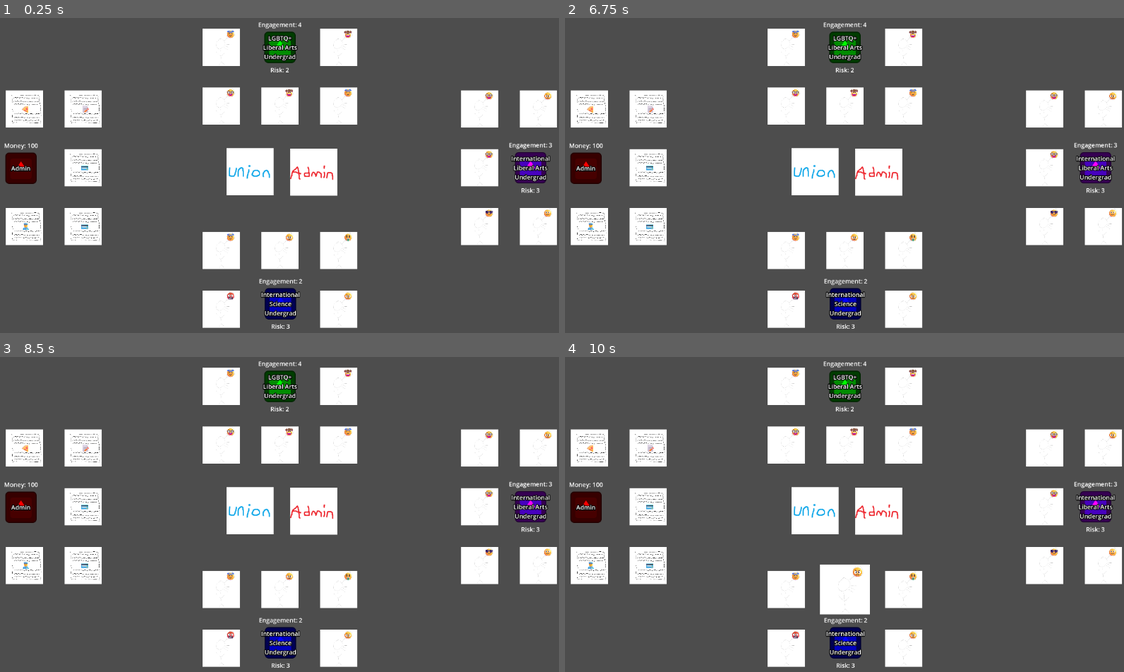
Above: before the commit, frames 1-4 (two rows, left to right).
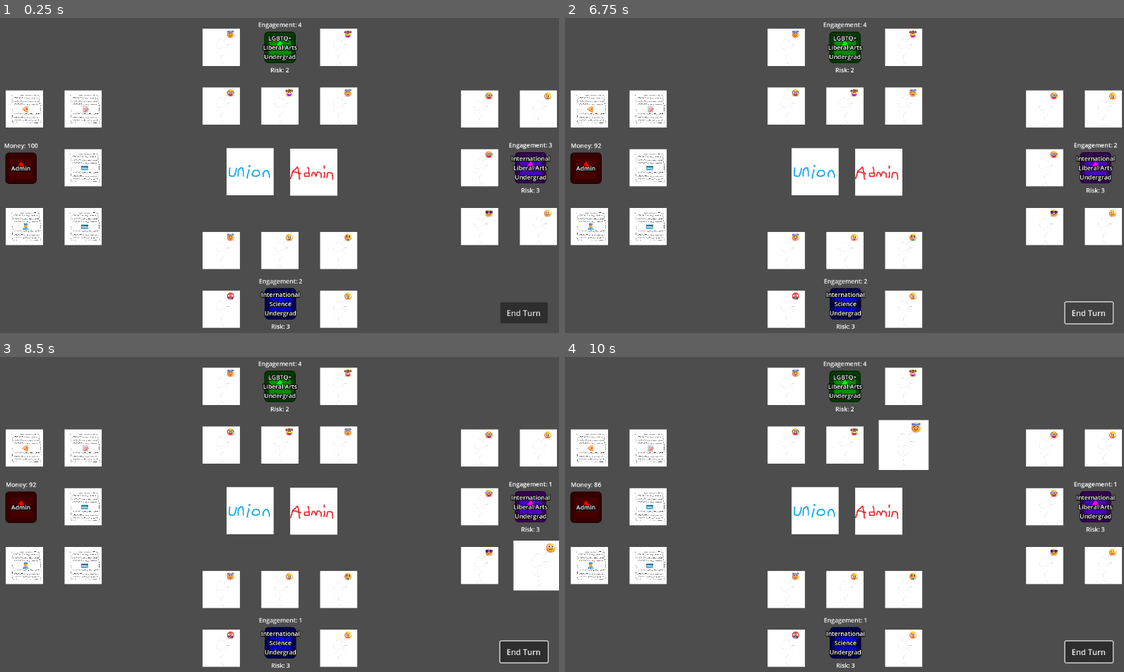
Above: after the commit, the same moments.

Repository: AX-I/Union-Battle
Game: Godot game, scene res://Scenes/strike_scene.tscn
The game is run twice, just before and just after one commit, with the same random seed, the same clock (stepped at 60 frames per second) and the same inputs. This scene is started directly instead of the project's main scene. The engine's default icon, where the game draws it, is replaced by a stand-in: a white triangle on a blue panel in a dark square.
Inputs (mouse positions are in pixels of both pictures, inside the frame that each line leads up to):
- Up to frame 1 (0.25 s): no input
- Up to frame 2 (6.75 s): click (1090, 314) at 0.5 s, where only the run after the commit has a clickable "End Turn"; click (816, 172) at 1.25 s; click (878, 172) at 2 s; click (816, 172) at 2.75 s; click (878, 172) at 3.5 s; click (1090, 314) at 4.25 s, where only the run after the commit has a clickable "End Turn"; click (816, 172) at 5 s; click (878, 172) at 5.75 s; click (1090, 314) at 6.5 s, where only the run after the commit has a clickable "End Turn"
- Up to frame 3 (8.5 s): tap Enter at 7.25 s; drag from (536, 564) to (340, 385) at 7.27 s; tap Space at 8 s; drag from (340, 385) to (536, 564) at 8.02 s
- Up to frame 4 (10 s): tap Enter at 8.75 s; move the mouse to (844, 590) at 8.77 s; click (844, 590) at 8.92 s; tap Space at 9.5 s; drag from (905, 445) to (844, 590) at 9.52 s

The runs differ from the first frame. In frame 1, 0.5% of the frame differs, in the area x 89-98%, y 90-97%; in frame 2, 0.2%; in frame 3, 1.3%; in frame 4, 2.1%, in the area x 0-99%, y 19-98%.

Commit message:
End-turn button

Diff:
--- a/union-battle/Scenes/strike_scene.tscn
+++ b/union-battle/Scenes/strike_scene.tscn
@@ -287,9 +287,17 @@
 texture_normal = ExtResource("5_514q4")
 texture_pressed = ExtResource("7_5jf1a")
 
+[node name="EndTurn" type="Button" parent="."]
+offset_left = 1032.0
+offset_top = 581.0
+offset_right = 1129.0
+offset_bottom = 624.0
+text = "End Turn"
+
 [connection signal="end_turn" from="Player1" to="." method="_on_end_turn"]
 [connection signal="end_turn" from="Player2" to="." method="_on_end_turn"]
 [connection signal="end_turn" from="Player3" to="." method="_on_end_turn"]
 [connection signal="end_turn" from="Player4" to="." method="_on_end_turn"]
 [connection signal="button_down" from="UnionDeck" to="." method="draw_card" binds= [true]]
 [connection signal="button_down" from="AdminDeck" to="." method="draw_card" binds= [false]]
+[connection signal="pressed" from="EndTurn" to="." method="_on_end_turn"]
